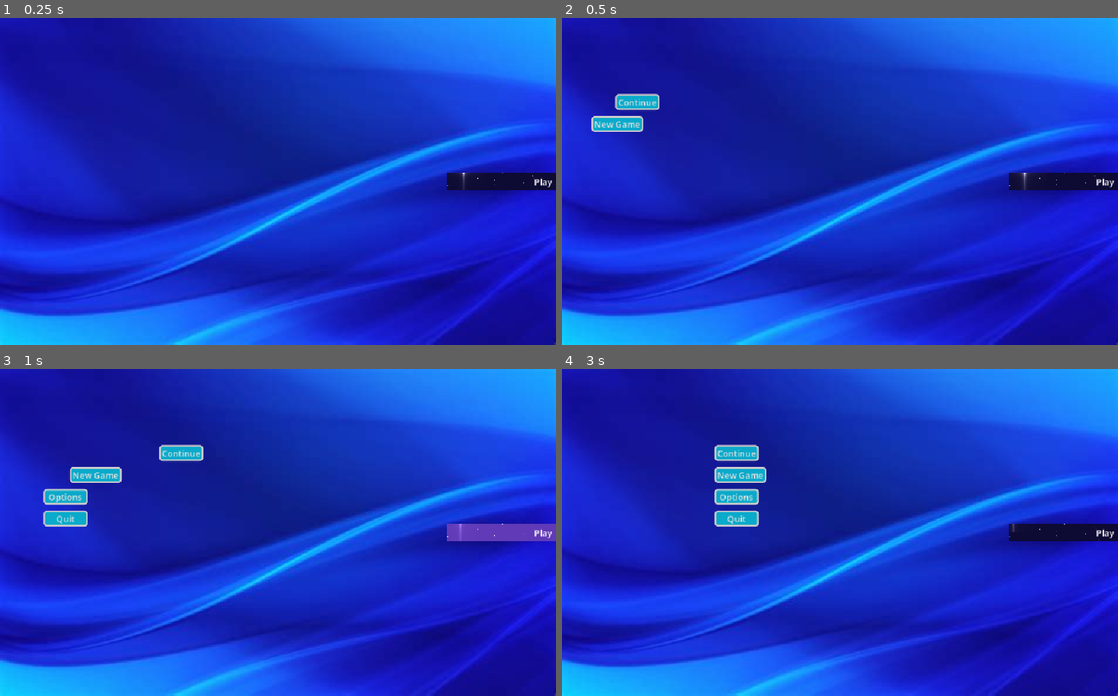
Above: before the commit, frames 1-4 (two rows, left to right).
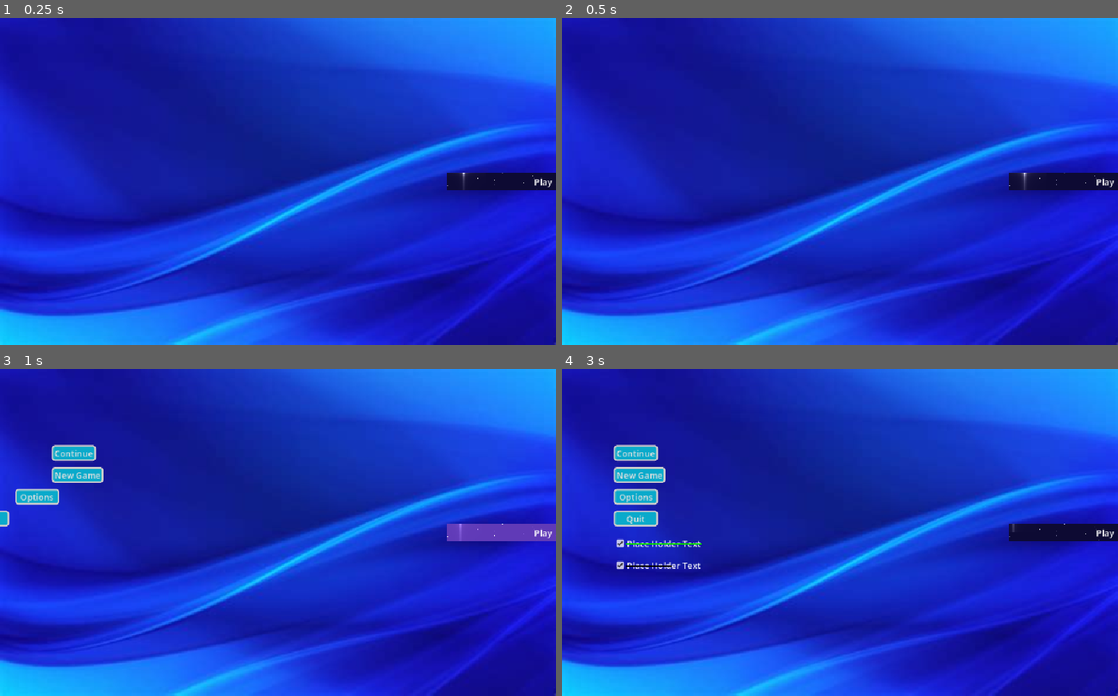
Above: after the commit, the same moments.

Repository: VampireSqu1d/GodotUIs
Game: Godot game, scene res://scenes/moving_buttons_ui.tscn
Same seed, same stepped clock (60 frames per second), same inputs: the game is played once before the commit and once after it. This scene is started directly instead of the project's main scene.
Inputs (mouse positions are in pixels of both pictures, inside the frame that each line leads up to):
- Up to frame 1 (0.25 s): no input
- Up to frame 2 (0.5 s): no input
- Up to frame 3 (1 s): click "Play" at 0.5 s
- Up to frame 4 (3 s): click "Options" at 1.25 s; click (656, 542) at 2 s, where only the run after the commit has a clickable "Place Holder Text"; click (656, 565) at 2.75 s, where only the run after the commit has a clickable "Place Holder Text"

Frame 1 is identical in both runs. In frame 2, 0.9% of the frame differs, in the area x 5-18%, y 23-35%; in frame 3, 2.3%; in frame 4, 3.8%, in the area x 9-37%, y 23-62%.

Commit message:
added strikethrought checkbutton, added moving buttons scene

Diff:
--- a/scenes/moving_buttons_ui.tscn
+++ b/scenes/moving_buttons_ui.tscn
@@ -4,9 +4,10 @@
 [ext_resource type="Texture2D" uid="uid://bvob2in5aev30" path="res://assets/blue_background.jpeg" id="2_d6ord"]
 [ext_resource type="PackedScene" uid="uid://cj1dgj8qawwqt" path="res://scenes/transition_state_button.tscn" id="2_g56v3"]
 [ext_resource type="PackedScene" uid="uid://dnhk88kcnm5rq" path="res://scenes/stars_texture_button.tscn" id="3_ofkx8"]
+[ext_resource type="PackedScene" uid="uid://dhmhhqgf3fbkb" path="res://scenes/strikethrought_button.tscn" id="4_aiqbb"]
 [ext_resource type="Shader" uid="uid://bebw2cg6k7awi" path="res://resources/Shaders/stars.gdshader" id="4_d6ord"]
 
-[sub_resource type="ShaderMaterial" id="ShaderMaterial_ofkx8"]
+[sub_resource type="ShaderMaterial" id="ShaderMaterial_d6ord"]
 resource_local_to_scene = true
 shader = ExtResource("4_d6ord")
 shader_parameter/movementLeft = 0.1
@@ -39,9 +40,9 @@
 grow_horizontal = 2
 grow_vertical = 2
 script = ExtResource("1_cfom8")
-anim_transition = 10
-anim_ease = 1
-buttons = [NodePath("TransitionStateButton"), NodePath("TransitionStateButton2"), NodePath("TransitionStateButton3"), NodePath("TransitionStateButton4")]
+anim_transition = 5
+anim_duration = 0.5
+buttons = [NodePath("TransitionStateButton"), NodePath("TransitionStateButton2"), NodePath("TransitionStateButton3"), NodePath("TransitionStateButton4"), NodePath("StrikethroughtButton"), NodePath("StrikethroughtButton2")]
 
 [node name="TextureRect" type="TextureRect" parent="." unique_id=865630165]
 layout_mode = 1
@@ -84,16 +85,32 @@
 offset_bottom = 20.0
 text = "Quit"
 
+[node name="StrikethroughtButton" parent="." unique_id=351113815 instance=ExtResource("4_aiqbb")]
+layout_mode = 0
+offset_left = -178.0
+offset_top = 374.0
+offset_right = -15.0
+offset_bottom = 414.0
+strike_color = Color(0, 0.84313726, 0, 1)
+fill_mode = 1
+
+[node name="StrikethroughtButton2" parent="." unique_id=759794500 instance=ExtResource("4_aiqbb")]
+layout_mode = 0
+offset_left = -178.0
+offset_top = 329.0
+offset_right = -15.0
+offset_bottom = 369.0
+
 [node name="ReferencePoint" type="Control" parent="." unique_id=830724630]
 unique_name_in_owner = true
 anchors_preset = 0
-offset_left = -120.0
+offset_left = -5.0
 offset_top = 140.0
-offset_right = -120.0
+offset_right = -5.0
 offset_bottom = 140.0
 
 [node name="TextureButton" parent="." unique_id=1994816175 instance=ExtResource("3_ofkx8")]
-material = SubResource("ShaderMaterial_ofkx8")
+material = SubResource("ShaderMaterial_d6ord")
 layout_mode = 1
 anchors_preset = 6
 anchor_left = 1.0
--- a/scripts/moving_buttons_ui.gd
+++ b/scripts/moving_buttons_ui.gd
@@ -19,8 +19,8 @@
 func setup_buttons() -> void:
 	var counter: int = 0
 	for button: Button in buttons:
-		button.position = Vector2(reference_point.position.x, reference_point.position.y + (buttons_separation * counter))
-		#button.size = Vector2(200, 80)
+		var vector: = Vector2(reference_point.position.x - button.size.x, reference_point.position.y + (buttons_separation * counter))
+		button.position = vector
 		counter +=1
 
 
@@ -28,10 +28,9 @@
 	for button: Button in buttons:
 		var tween: = get_tree().create_tween().set_ease(anim_ease).set_trans(anim_transition)
 
-		tween.tween_property(button, "position:x", button.position.x + 200, anim_duration)
+		tween.tween_property(button, "position:x", reference_point.position.x + 100, anim_duration)
 
 		await get_tree().create_timer(0.1).timeout
-
 
 
 func _on_texture_button_pressed() -> void:
Not shown: 2 places in scenes/moving_buttons_ui.tscn that only renumber resources
Renamed: scenes/strickethrought_button.tscn -> scenes/strikethrought_button.tscn
